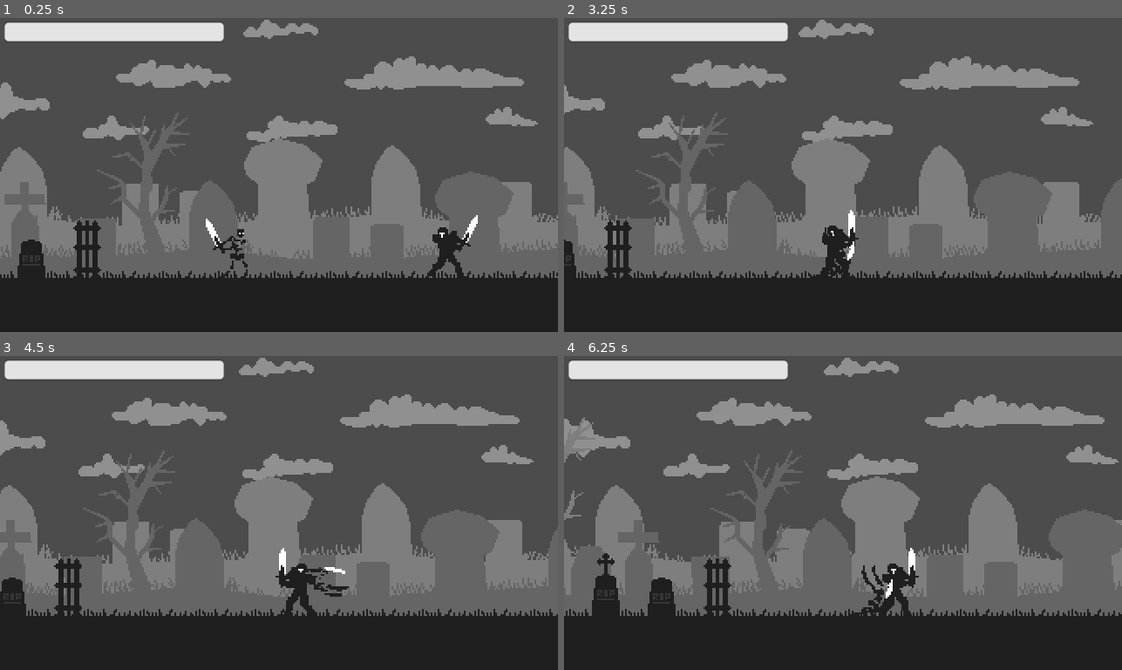
Above: before the commit, frames 1-4 (two rows, left to right).
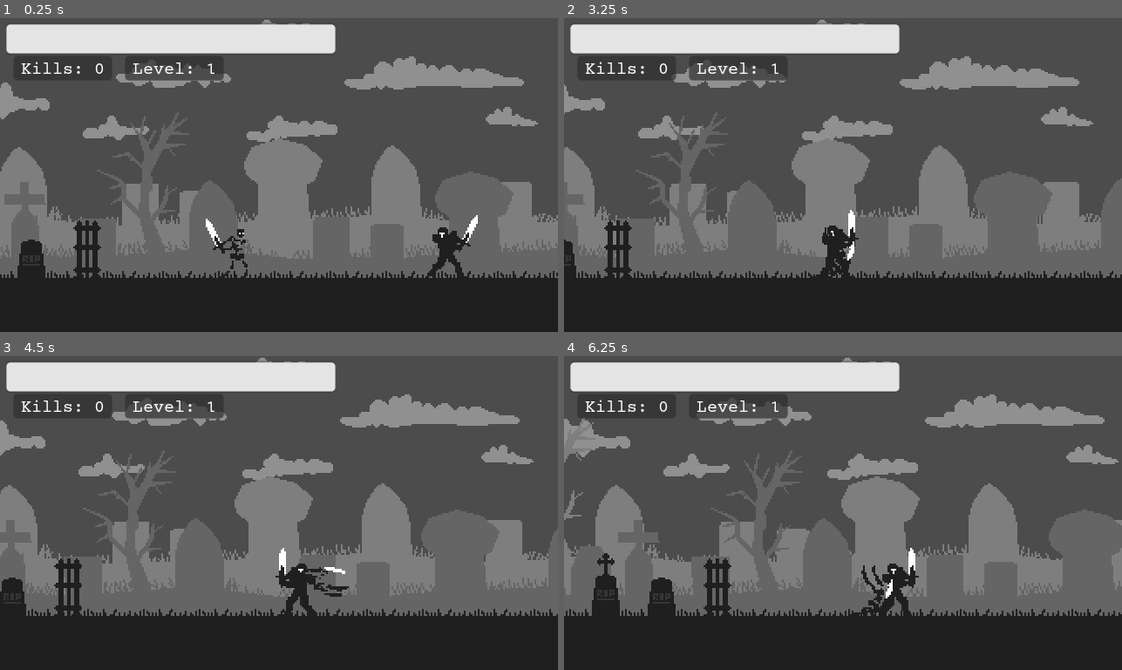
Above: after the commit, the same moments.

Repository: dw3nt/hb-grave-in-godot
Game: Godot game, scene res://Graveyard.tscn
The game is run twice, just before and just after one commit, with the same random seed, the same clock (stepped at 60 frames per second) and the same inputs.
Inputs:
- Up to frame 1 (0.25 s): no input
- Up to frame 2 (3.25 s): hold D (move_right) 0.53-1.28 s; tap K (attack) at 0.6, 2.1 s; hold A (move_left) 1.28-2.03 s; tap Space (roll) at 1.35, 2.85 s; hold D (move_right) from 2.03 s (still down)
- Up to frame 3 (4.5 s): release D (move_right) at 3.53 s; hold A (move_left) from 3.53 s (still down); tap K (attack) at 3.6 s; tap Space (roll) at 4.35 s
- Up to frame 4 (6.25 s): tap K (attack) at 5.1 s; release A (move_left) at 5.78 s; hold D (move_right) from 5.78 s (still down); tap Space (roll) at 5.85 s

The runs differ from the first frame. In frame 1, 4.8% of the frame differs, in the area x 0-61%, y 1-20%; in frame 2, 4.8%; in frame 3, 4.8%; in frame 4, 4.8%.

Commit message:
added kills and level to UI

Diff:
--- a/UI.gd
+++ b/UI.gd
@@ -1,5 +1,7 @@
 extends CanvasLayer
 
+onready var HPBar = $MarginContainer/VBoxContainer/Row1/HPBar
+
 func _on_Skeleton_hp_changed(hp):
-	$Tween.interpolate_property($HPBar, "value", $HPBar.value, hp, 0.25, Tween.TRANS_LINEAR, Tween.EASE_OUT, 0)
+	$Tween.interpolate_property(HPBar, "value", HPBar.value, hp, 0.25, Tween.TRANS_LINEAR, Tween.EASE_OUT, 0)
 	$Tween.start()
--- a/UI.tscn
+++ b/UI.tscn
@@ -20,18 +20,81 @@
 expand_margin_top = 1.0
 expand_margin_bottom = 1.0
 
+[sub_resource type="StyleBoxFlat" id=3]
+bg_color = Color( 0.184314, 0.184314, 0.184314, 0.698039 )
+corner_radius_top_left = 2
+corner_radius_top_right = 2
+corner_radius_bottom_right = 2
+corner_radius_bottom_left = 2
+expand_margin_left = 4.0
+expand_margin_right = 4.0
+expand_margin_top = 3.0
+
+[sub_resource type="DynamicFontData" id=4]
+font_path = "res://assets/fonts/Mechanical.otf"
+
+[sub_resource type="DynamicFont" id=5]
+size = 10
+font_data = SubResource( 4 )
+
 [node name="UI" type="CanvasLayer"]
 script = ExtResource( 1 )
 
-[node name="HPBar" type="ProgressBar" parent="."]
-margin_left = 3.0
-margin_top = 3.0
-margin_right = 128.0
-margin_bottom = 13.0
+[node name="Tween" type="Tween" parent="."]
+
+[node name="MarginContainer" type="MarginContainer" parent="."]
+margin_left = 4.0
+margin_top = 4.0
+margin_right = 192.0
+margin_bottom = 41.0
+
+[node name="VBoxContainer" type="VBoxContainer" parent="MarginContainer"]
+margin_right = 188.0
+margin_bottom = 37.0
+custom_constants/separation = 6
+
+[node name="Row1" type="HBoxContainer" parent="MarginContainer/VBoxContainer"]
+margin_right = 188.0
+margin_bottom = 16.0
+rect_min_size = Vector2( 0, 16 )
+
+[node name="HPBar" type="ProgressBar" parent="MarginContainer/VBoxContainer/Row1"]
+margin_right = 188.0
+margin_bottom = 16.0
+size_flags_horizontal = 3
+size_flags_vertical = 1
 custom_styles/fg = SubResource( 1 )
 custom_styles/bg = SubResource( 2 )
 max_value = 25.0
 value = 25.0
 percent_visible = false
 
-[node name="Tween" type="Tween" parent="."]
+[node name="Row2" type="HBoxContainer" parent="MarginContainer/VBoxContainer"]
+margin_top = 22.0
+margin_right = 188.0
+margin_bottom = 33.0
+size_flags_horizontal = 3
+custom_constants/separation = 16
+
+[node name="MarginContainer" type="MarginContainer" parent="MarginContainer/VBoxContainer/Row2"]
+margin_right = 56.0
+margin_bottom = 11.0
+custom_constants/margin_left = 8
+
+[node name="Kills" type="Label" parent="MarginContainer/VBoxContainer/Row2/MarginContainer"]
+margin_left = 8.0
+margin_right = 56.0
+margin_bottom = 11.0
+custom_styles/normal = SubResource( 3 )
+custom_fonts/font = SubResource( 5 )
+text = "Kills: 0"
+valign = 1
+
+[node name="Level" type="Label" parent="MarginContainer/VBoxContainer/Row2"]
+margin_left = 72.0
+margin_right = 120.0
+margin_bottom = 11.0
+custom_styles/normal = SubResource( 3 )
+custom_fonts/font = SubResource( 5 )
+text = "Level: 1"
+valign = 1
Not shown: 1 places in UI.tscn that only renumber resources
Binary file added: assets/fonts/Mechanical.otf
